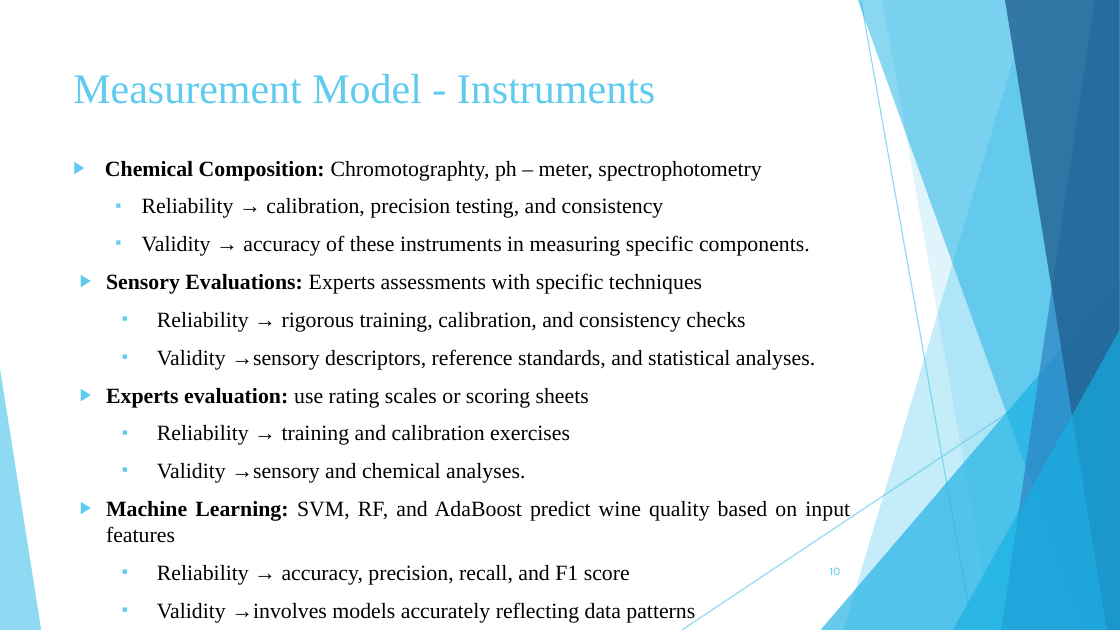
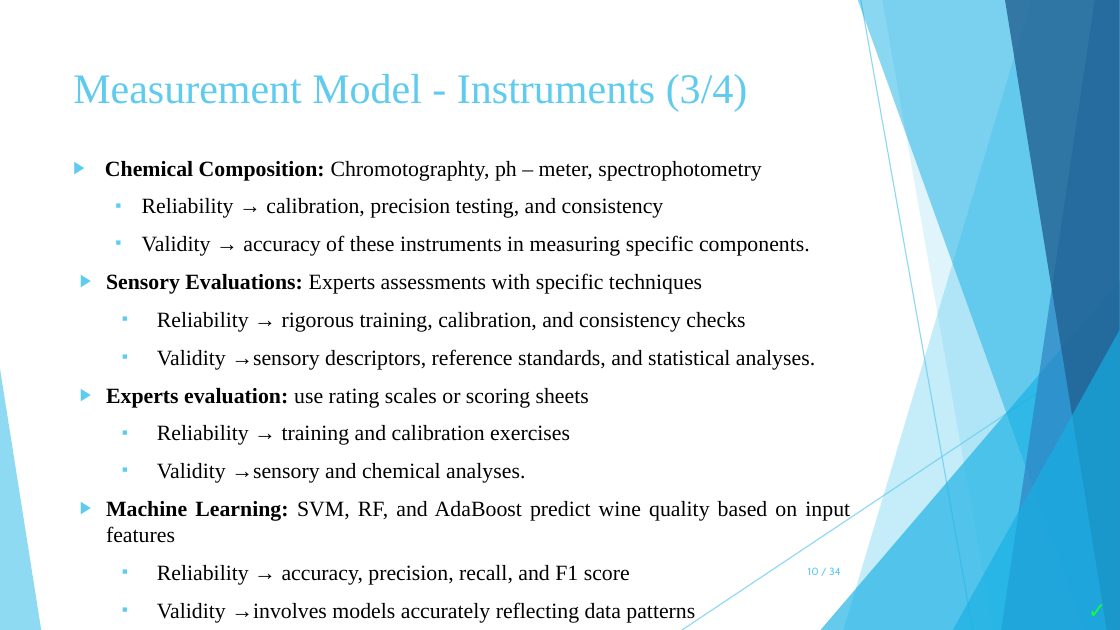
Before and after one commit to zoekelepiri/WineDataPrediction, a slide deck: slide 10 of Wine Data Set.pptx. Drawn at 1120x630 pixels with LibreOffice and Linux fonts; fonts in the diff are those of the drawing. Boxes give left, top, right and bottom in pixels: in the first picture for what was removed or moved away, otherwise in the second. Text is boxed around its words. In the diff, an @@ line names an element or a change of style, - is before the commit and + after.

```diff
--- a/Wine Data Set.pptx
+++ b/Wine Data Set.pptx
@@ title at box(73, 74, 748, 112): text changed @@
-Measurement Model - Instruments
+Measurement Model - Instruments (3/4)
@@ page number at box(808, 567, 841, 575): text changed @@
-10
+10 / 34
@@ text added at box(1077, 591, 1120, 629), 14 pt, text #13FF3A, bold @@
+✓
```
Also in this commit, not shown: 12 other slides changed, 21 slides added, 39 slides removed, 12 other files.
